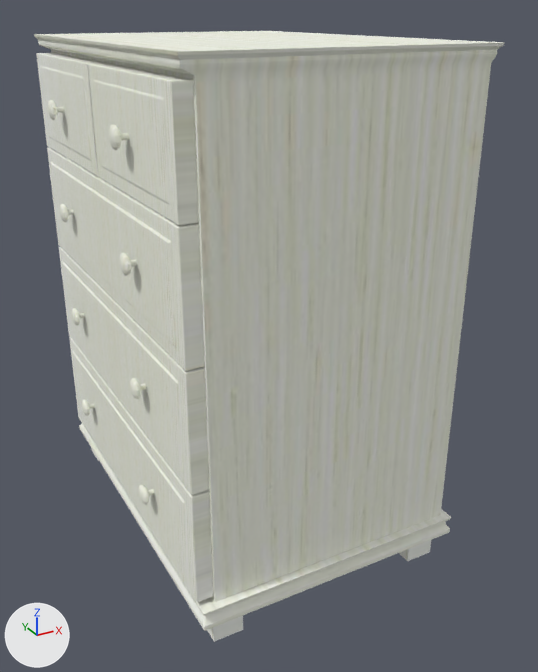
The OBJ model Modelos-3D/Comoda/Comoda.obj: old version first, new version second.
The view is the same before and after, from a 50 mm camera at (-16.3, -35.2, 30.5) aimed at (1.9, -2.0, 14.0). Every picture has the same lights, and +X, +Y and +Z are marked at lower left. Where no turn or scale is listed for an object, it has been applied to the vertices. Vertices at the same position are counted once.

Names of what the first picture shows: 'Comoda'.
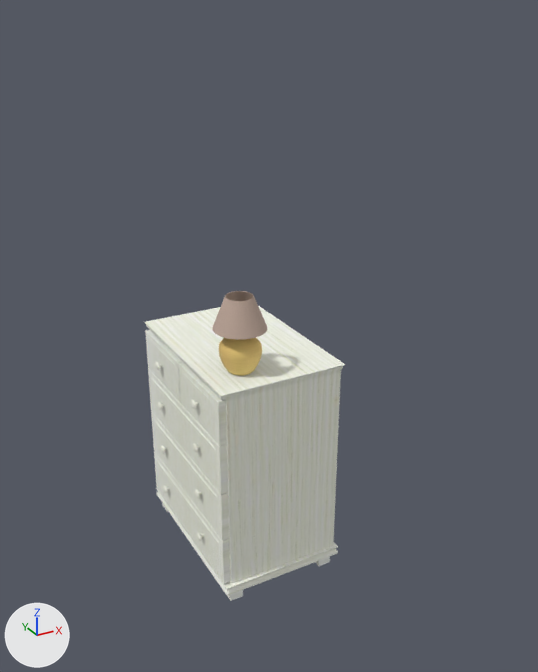
Commit message: Fix: Mejora de modelo Comoda

The change, as a list of edits to the scene's bpy script:
```text
Change me_comoda:
    remove me_comoda.from_pydata(...)  # 3476 vertices, 3560 faces; spans x -7.3..8.2, y -11.1..9.5, z 3.0..29.3
    add me_comoda.from_pydata(...)  # 5006 vertices, 5180 faces; spans x -3.4..4.3, y -6.2..4.6, z 0.3..17.5
    me_comoda part 1: the loose piece of 1120 vertices spanning x -6.4..8.2, y -11.1..9.5, z 4.5..29.3 is scaled about its middle by (0.5, 0.522, 0.5), then moved by (-0.2, 0.0, -9.7)
    me_comoda part 2: the loose piece of 178 vertices spanning x -7.3..-6.4, y 3.7..4.7, z 8.3..9.3 is scaled about its middle by (0.5, 0.522, 0.5), then moved by (3.7, -2.4, 2.9)
    me_comoda part 3: the loose piece of 178 vertices spanning x -7.3..-6.4, y -6.2..-5.2, z 8.3..9.3 is scaled about its middle by (0.5, 0.522, 0.5), then moved by (3.7, 2.3, 2.9)
    me_comoda part 4: the loose piece of 180 vertices spanning x -6.6..7.5, y -10.5..9.0, z 5.7..11.5 is scaled about its middle by (0.5, 0.522, 0.5), then moved by (0.0, 0.0, 0.4)
    me_comoda part 5: the loose piece of 180 vertices spanning x -6.6..7.5, y -10.5..9.0, z 11.6..17.4 is scaled about its middle by (0.5, 0.251, 0.427), then moved by (0.0, -2.6, -2.8)
    me_comoda part 6: the loose piece of 180 vertices spanning x -6.5..7.4, y -0.7..9.0, z 23.3..28.3 is scaled about its middle by (0.5, 0.522, 0.5), then moved by (0.0, -2.4, -14.1)
    me_comoda part 7: the loose piece of 178 vertices spanning x -7.3..-6.4, y -6.2..-5.2, z 14.1..15.1 is scaled about its middle by (0.5, 0.522, 0.5), then moved by (3.7, 2.3, -11.5)
    me_comoda part 8: the loose piece of 178 vertices spanning x -7.3..-6.4, y 3.7..4.7, z 14.1..15.1 is scaled about its middle by (0.5, 0.522, 0.5), then moved by (3.7, -2.4, -11.5)
    me_comoda part 9: the loose piece of 180 vertices spanning x -6.6..7.5, y -10.5..9.0, z 17.5..23.3 is scaled about its middle by (0.5, 0.522, 0.5), then moved by (0.0, 0.0, -14.4)
    me_comoda part 10: the loose piece of 178 vertices spanning x -7.3..-6.4, y -6.2..-5.2, z 20.1..21.1 is scaled about its middle by (0.5, 0.522, 0.5), then moved by (3.7, 2.3, -14.5)
    me_comoda part 11: the loose piece of 178 vertices spanning x -7.3..-6.4, y 3.7..4.7, z 20.1..21.1 is scaled about its middle by (0.5, 0.522, 0.5), then moved by (3.7, -2.4, -14.5)
    me_comoda part 12: the loose piece of 178 vertices spanning x -7.3..-6.4, y -6.2..-5.2, z 25.4..26.4 is scaled about its middle by (0.5, 0.522, 0.5), then moved by (3.7, 2.3, -16.8)
    me_comoda part 13: the loose piece of 178 vertices spanning x -7.3..-6.4, y 3.7..4.7, z 25.4..26.4 is scaled about its middle by (0.5, 0.522, 0.5), then moved by (3.7, -2.4, -16.8)
    me_comoda part 14: the loose piece of 180 vertices spanning x -6.6..7.5, y -10.5..9.0, z 5.7..11.5 is copied, and the copy is scaled about its middle by (0.5, 0.522, 0.5), then moved by (0.0, 0.0, -5.5); it spans x -3.1..4.0, y -5.9..4.3, z 1.6..4.5
    me_comoda part 15: a new loose piece, a box spanning x 3.17..3.95, y -5.86..-5.05, z 0.26..1.04, in mat_lambert6sg (picture img_madera_blanca_jpg)
    me_comoda part 16: a new loose piece, a box spanning x -2.64..-1.86, y -5.88..-5.07, z 0.26..1.04, in mat_lambert6sg (picture img_madera_blanca_jpg)
    me_comoda part 17: a new loose piece of 422 vertices spanning x -2.0..0.2, y -5.2..-2.9, z 13.4..15.4, in mat_phong1sg (picture img_lampara_base_jpg)
    me_comoda part 18: a new loose piece of 80 vertices spanning x -2.3..0.5, y -5.5..-2.6, z 15.8..17.5, in mat_lambert7sg (picture img_lampara_jpg)
    me_comoda part 19: the loose piece of 180 vertices spanning x -6.5..7.4, y -10.5..-0.8, z 23.3..28.3 is deleted
    me_comoda part 20: the loose piece of 8 vertices spanning x -5.7..-4.2, y -10.5..-9.0, z 3.0..4.5 is deleted
    me_comoda part 21: the loose piece of 8 vertices spanning x 5.9..7.4, y -10.5..-8.9, z 3.0..4.5 is deleted
    add me_comoda.materials.append(mat_lambert7sg)  # picture img_lampara_jpg
    add me_comoda.materials.append(mat_phong1sg)  # picture img_lampara_base_jpg
```

Pixel boxes (x1, y1, x2, y2) of what changed, in the pictures (538 x 672 px; the box of a moved part takes in the faces that stretch with it):
'Comoda', reshaped (57% narrower, 49% shorter)
    before: (34, 31, 505, 642)
    after: (145, 291, 345, 601)
part 1 of me_comoda, moved or reshaped
    before: (34, 31, 505, 631)
    after: (145, 306, 345, 596)
part 2 of me_comoda, moved or reshaped
    before: (82, 399, 95, 416)
    after: (155, 362, 162, 370)
part 3 of me_comoda, moved or reshaped
    before: (139, 485, 154, 505)
    after: (190, 400, 199, 409)
part 4 of me_comoda, moved or reshaped
    before: (69, 336, 213, 602)
    after: (148, 368, 228, 495)
part 5 of me_comoda, moved or reshaped
    before: (59, 247, 209, 495)
    after: (178, 362, 227, 446)
part 6 of me_comoda, moved or reshaped
    before: (36, 53, 103, 176)
    after: (145, 330, 182, 403)
part 7 of me_comoda, moved or reshaped
    before: (130, 378, 146, 399)
    after: (197, 532, 204, 541)
part 8 of me_comoda, moved or reshaped
    before: (71, 308, 85, 325)
    after: (163, 486, 169, 493)
part 9 of me_comoda, moved or reshaped
    before: (47, 147, 204, 371)
    after: (151, 411, 229, 541)
part 10 of me_comoda, moved or reshaped
    before: (119, 253, 137, 276)
    after: (195, 490, 202, 499)
part 11 of me_comoda, moved or reshaped
    before: (59, 204, 74, 222)
    after: (160, 446, 167, 453)
part 12 of me_comoda, moved or reshaped
    before: (109, 125, 129, 150)
    after: (193, 443, 200, 452)
part 13 of me_comoda, moved or reshaped
    before: (48, 100, 64, 120)
    after: (158, 402, 164, 410)
part 14 of me_comoda, added
    after: (154, 451, 230, 584)
part 15 of me_comoda, added
    after: (315, 556, 330, 566)
part 16 of me_comoda, added
    after: (228, 590, 243, 601)
part 17 of me_comoda, added (yellow)
    after: (219, 338, 262, 376)
part 18 of me_comoda, added (beige)
    after: (213, 291, 267, 340)
part 19 of me_comoda, deleted
    before: (88, 63, 199, 225)
part 20 of me_comoda, deleted
    before: (207, 616, 243, 642)
part 21 of me_comoda, deleted
    before: (399, 540, 431, 561)
